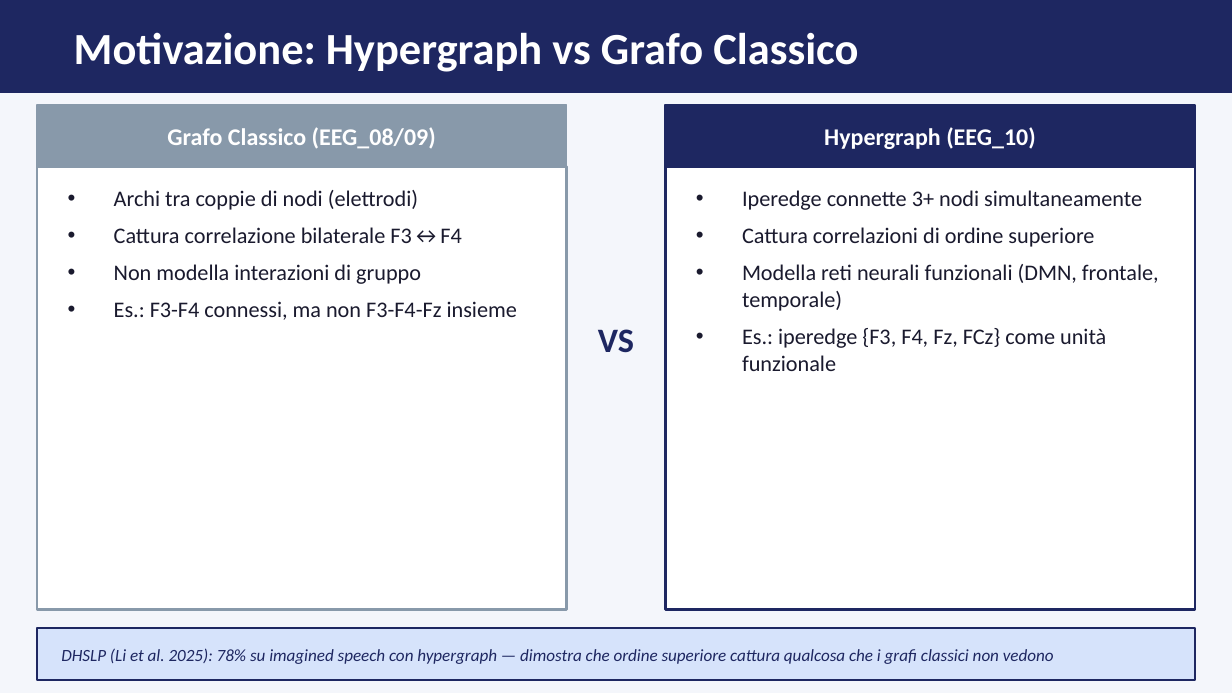
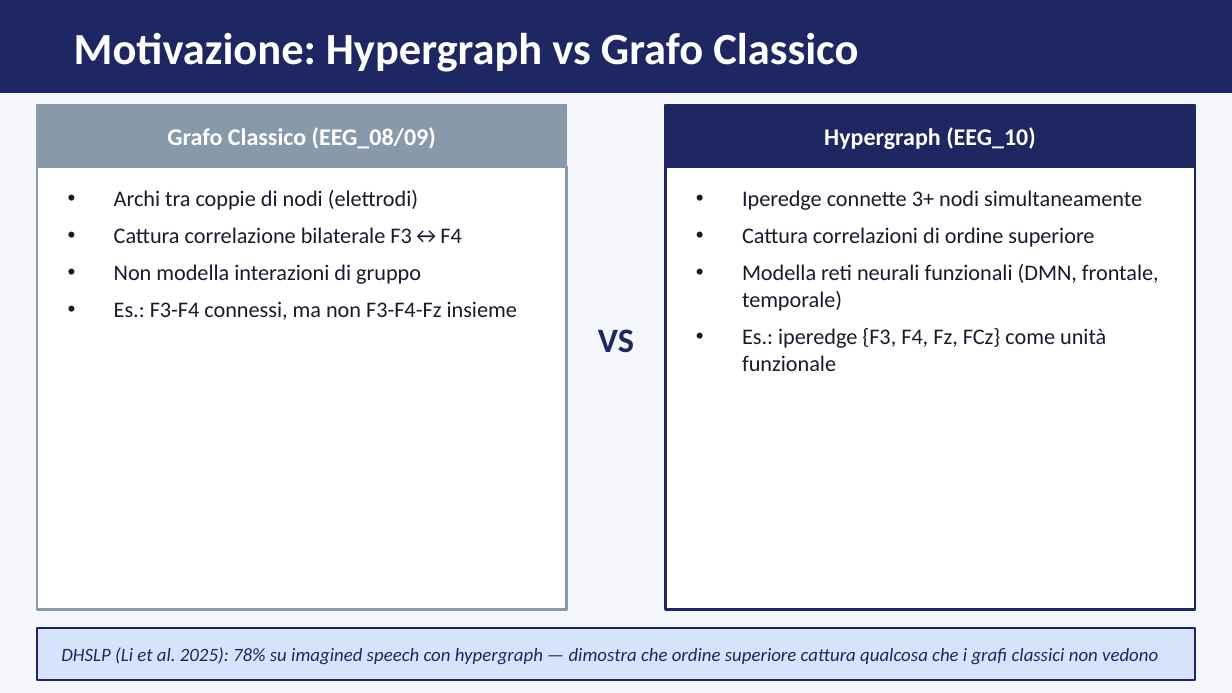
Before and after one commit to daniele22-u/miralis-hypergraph-imagined-speech, a slide deck: slide 11 of docs/presentation_stato_lavori_apr2026.pptx. Drawn at 1232x693 pixels with LibreOffice and Linux fonts; fonts in the diff are those of the drawing. Boxes give left, top, right and bottom in pixels: in the first picture for what was removed or moved away, otherwise in the second. Text is boxed around its words. In the diff, an @@ line names an element or a change of style, - is before the commit and + after.

```diff
--- a/docs/presentation_stato_lavori_apr2026.pptx
+++ b/docs/presentation_stato_lavori_apr2026.pptx
@@ text "DHSLP (Li et al. 2025): ..." at <box>61,647,1158,664</box>: size 10 to 11 pt @@
```
Also in this commit, not shown: 3 other slides changed.
